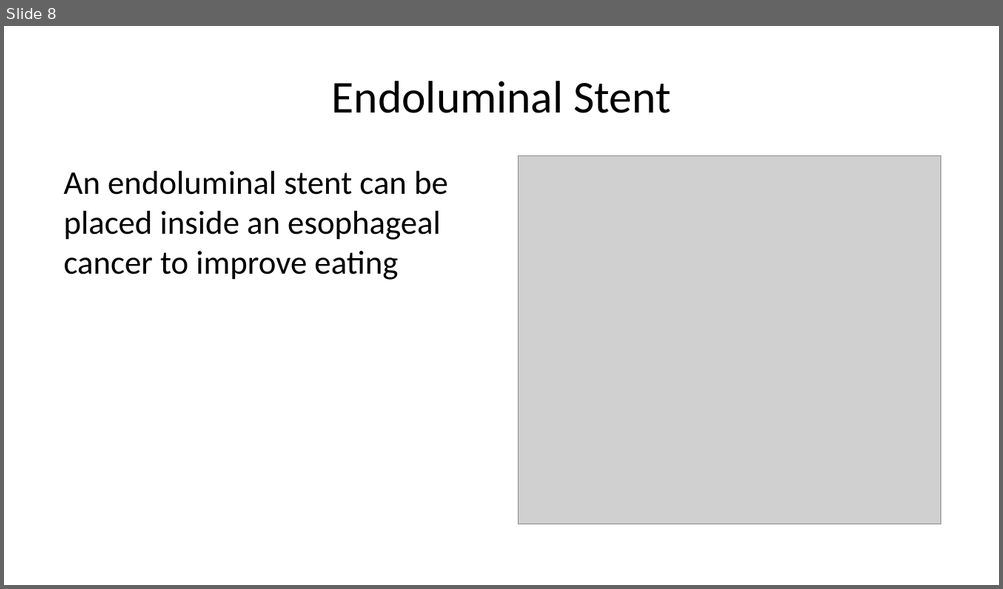
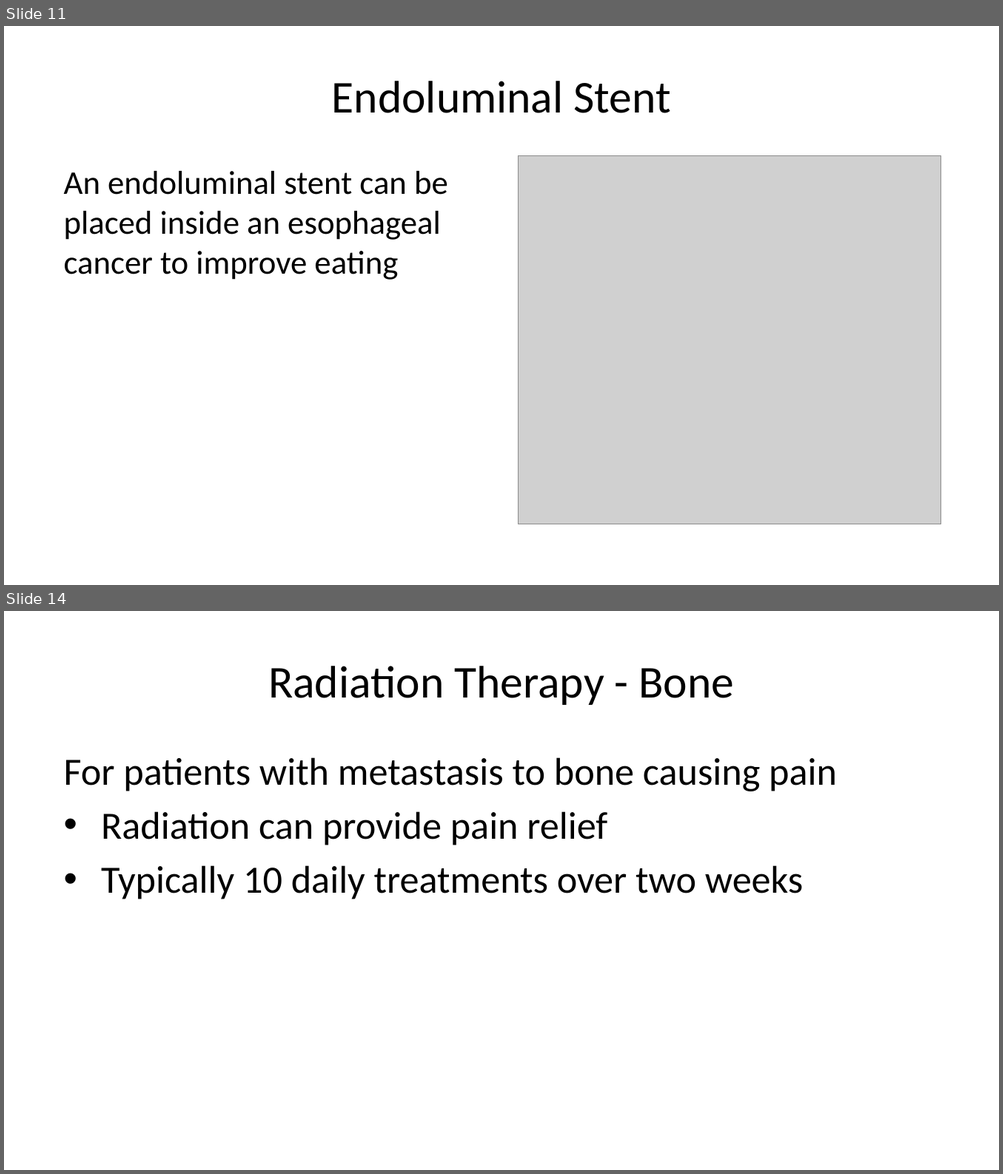
Before and after one commit to jcsalo/patient_education, a slide deck: lci_esom1.pptx. Shown one above the other, each under a label of ours: slide 8 before the commit, slides 11 and 14 after it; the slides between them are not shown. The pictures are 1003x589 and 1003x1174 pixels, drawn with LibreOffice and Linux fonts; fonts in the diff are those of the drawing; grey boxes stand for pictures. Boxes give left, top, right and bottom in pixels: in the first picture for what was removed or moved away, otherwise in the second. Text is boxed around its words. In the diff, an @@ line names an element or a change of style, - is before the commit and + after.

```diff
--- a/lci_esom1.pptx
+++ b/lci_esom1.pptx
@@ slide 14 added at bbox=[4, 611, 999, 1170], background #FFFFFF @@
@@ title added at bbox=[268, 666, 734, 705], 33 pt, text #000000 @@
+Radiation Therapy - Bone
@@ text added at bbox=[64, 758, 836, 900], 28 pt, text #000000 @@
+For patients with metastasis to bone causing pain
+• Radiation can provide pain relief
+• Typically 10 daily treatments over two weeks
@@ what was slide 8 is now slide 11 @@
```
Also in this commit, not shown: 4 slides changed, 9 other slides added, 2 slides removed, 38 other files.
